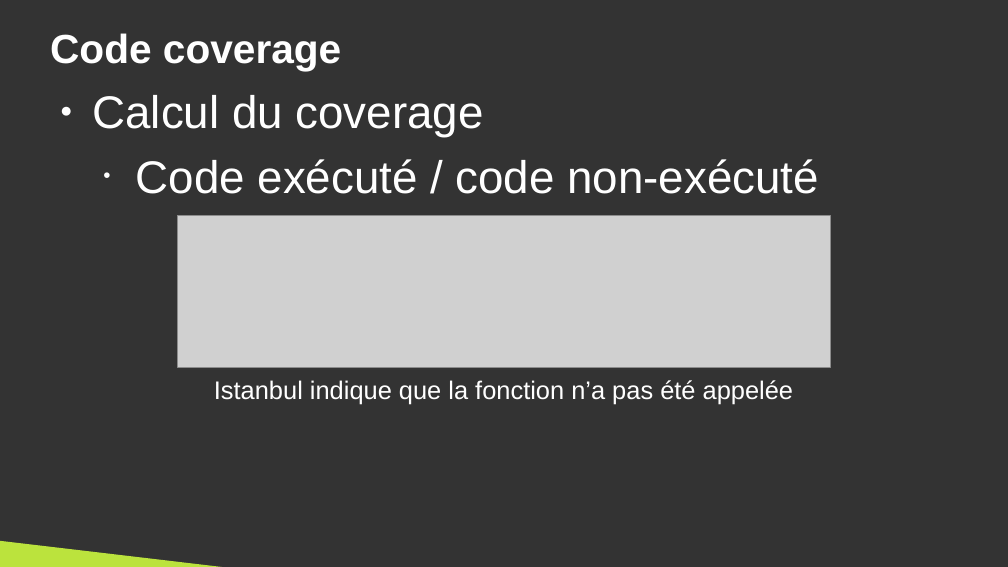
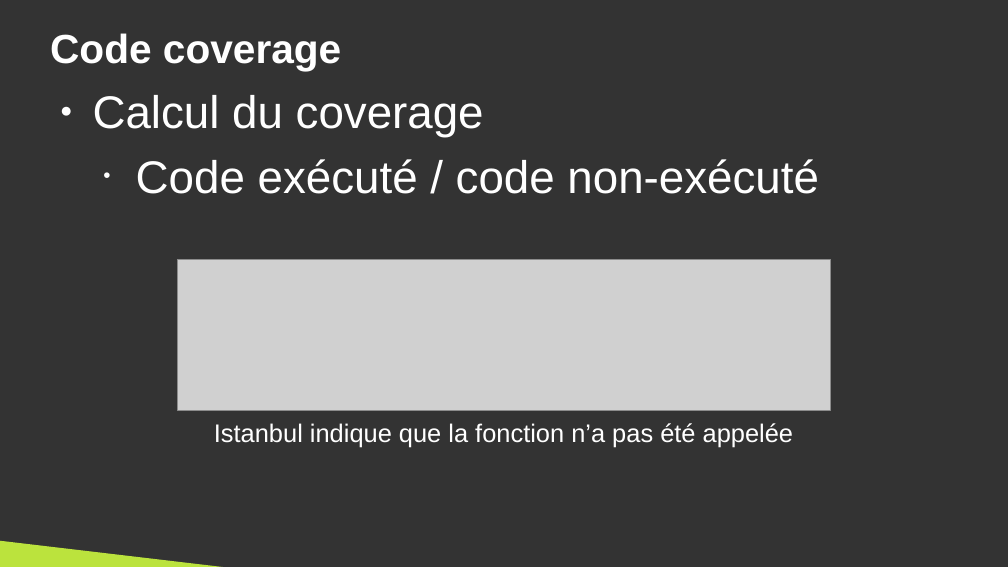
Before and after one commit to DanYellow/cours, a slide deck: slide 51 of developpement-front-s5/travaux-pratiques/numero-1/presentation.odp. Drawn at 1008x567 pixels with LibreOffice and Linux fonts; fonts in the diff are those of the drawing; grey boxes stand for pictures. Boxes give left, top, right and bottom in pixels: in the first picture for what was removed or moved away, otherwise in the second. Text is boxed around its words. In the diff, an @@ line names an element or a change of style, - is before the commit and + after.

```diff
--- a/developpement-front-s5/travaux-pratiques/numero-1/presentation.odp
+++ b/developpement-front-s5/travaux-pratiques/numero-1/presentation.odp
@@ picture: place and size @@
-picture at [177, 216, 831, 367]
+picture at [177, 259, 831, 410]
@@ text "Istanbul indique que la fonction ...": place and size @@
-text "Istanbul indique que la fonction ..." at [214, 380, 793, 405]
+text "Istanbul indique que la fonction ..." at [214, 423, 793, 448]
```
Also in this commit, not shown: 3 other slides changed, 1 slide added, 13 other files.
